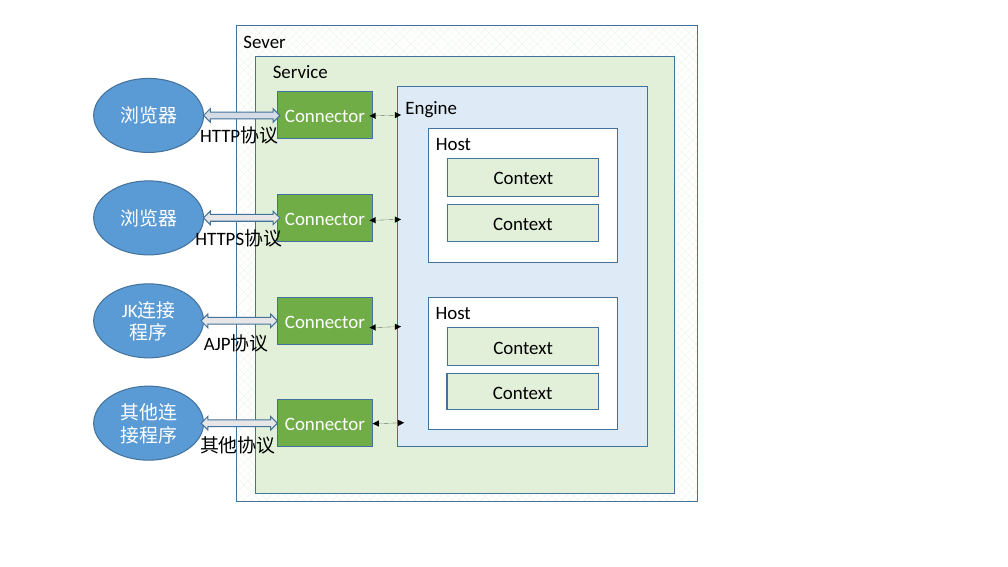
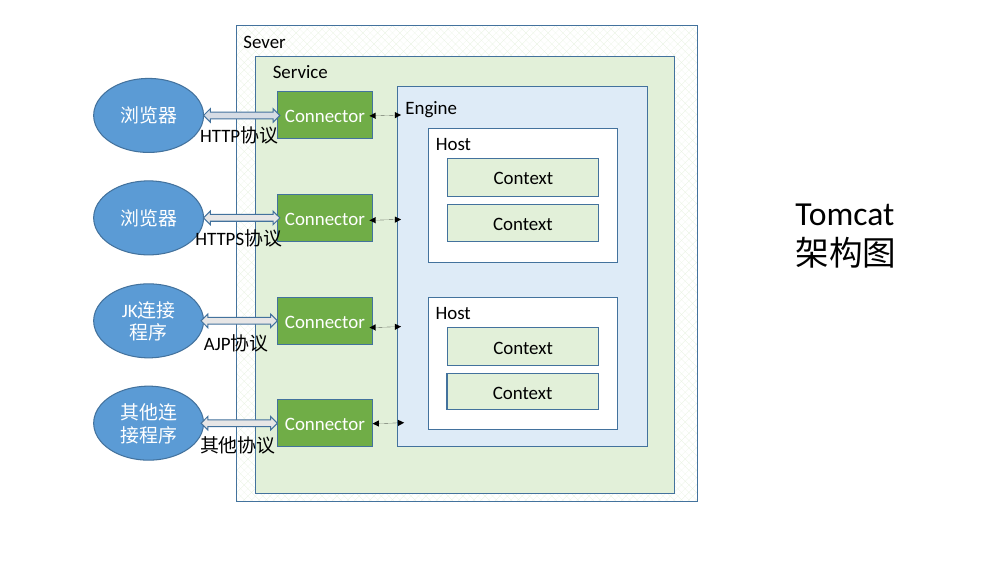
Before and after one commit to zhang13690/OldJavaEEPrimaryTutorial, a slide deck: slide 1 of images/1/图例.pptx. Drawn at 1008x567 pixels with LibreOffice and Linux fonts; fonts in the diff are those of the drawing. Boxes give left, top, right and bottom in pixels: in the first picture for what was removed or moved away, otherwise in the second. Text is boxed around its words. In the diff, an @@ line names an element or a change of style, - is before the commit and + after.

```diff
--- a/images/1/图例.pptx
+++ b/images/1/图例.pptx
@@ text added at (x1=795, y1=203, x2=896, y2=268), 32 pt, text #000000 @@
+Tomcat
+架构图
```
Also in this commit, not shown: 1 slide added, 3 other files.
